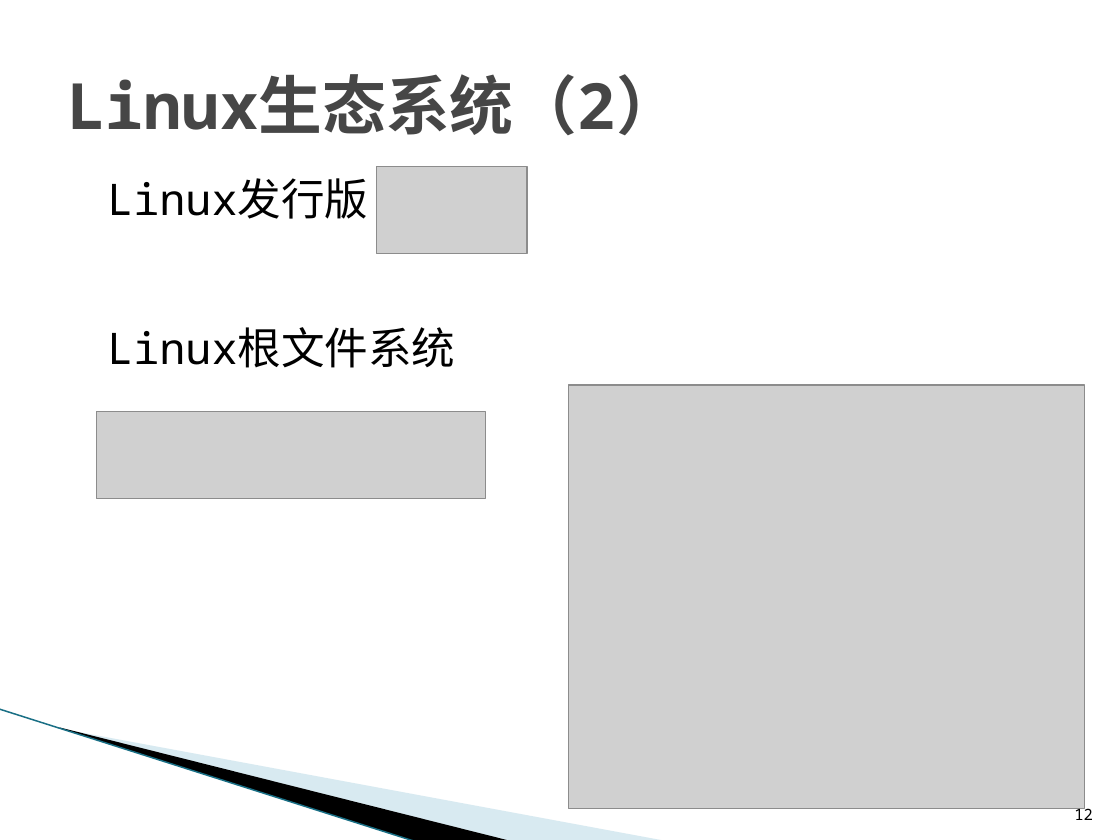
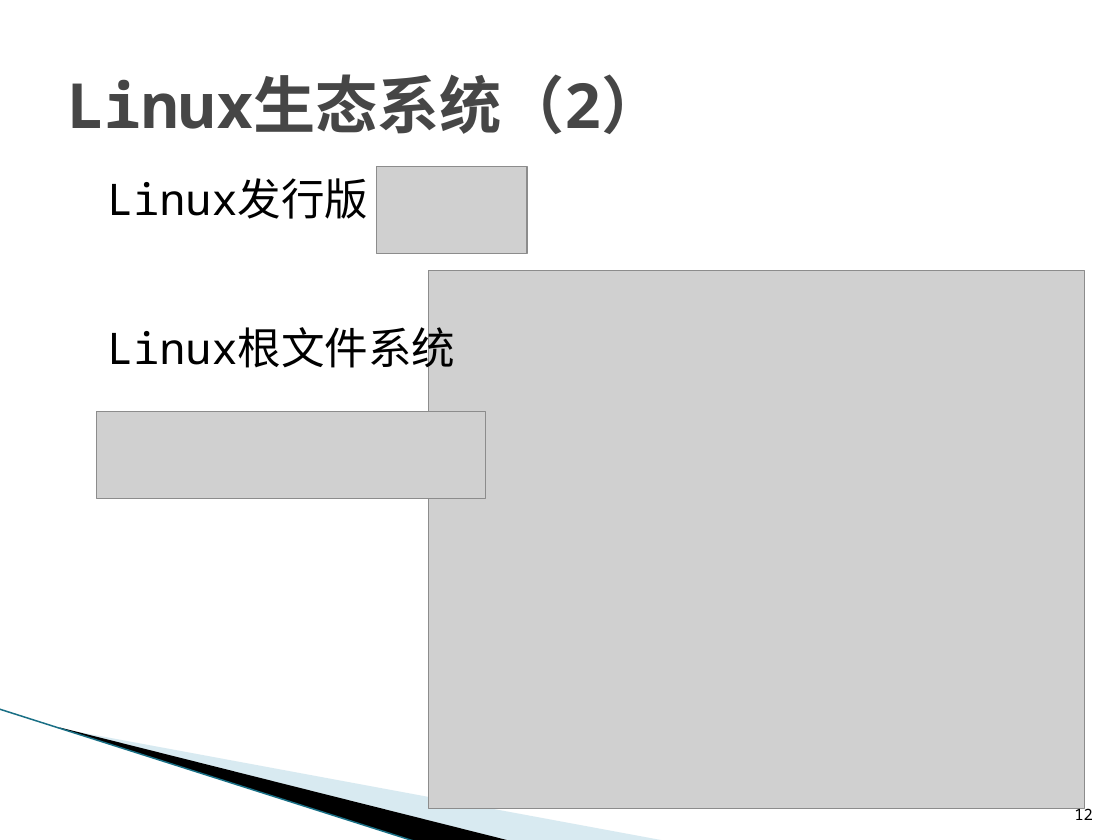
Before and after one commit to L3w1s-L1u/a_linux_prime, a slide deck: slide 12 of linux_introduction/Linux_Intro.pptx. Drawn at 1120x840 pixels with LibreOffice and Linux fonts; fonts in the diff are those of the drawing; grey boxes stand for pictures; background and template pictures are left out. Boxes give left, top, right and bottom in pixels: in the first picture for what was removed or moved away, otherwise in the second. Text is boxed around its words. In the diff, an @@ line names an element or a change of style, - is before the commit and + after.

```diff
--- a/linux_introduction/Linux_Intro.pptx
+++ b/linux_introduction/Linux_Intro.pptx
@@ title "Linux生态系统（2）" at <box>67,74,664,134</box>: size 41 to 40 pt @@
@@ picture: place and size @@
-picture at <box>569,385,1084,809</box>
+picture at <box>429,270,1084,809</box>
```
Also in this commit, not shown: 10 other slides changed, 2 slides added, 1 slide removed, 2 other files.
